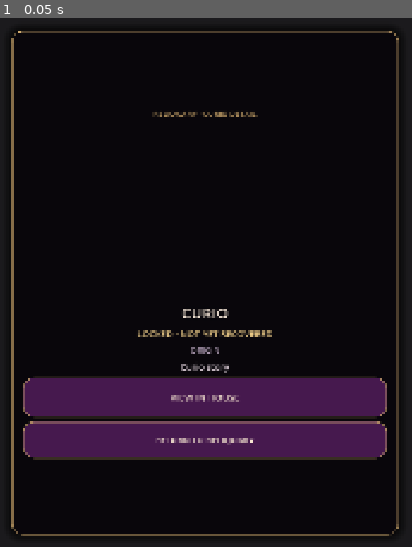
Above: before the commit, frame 1.
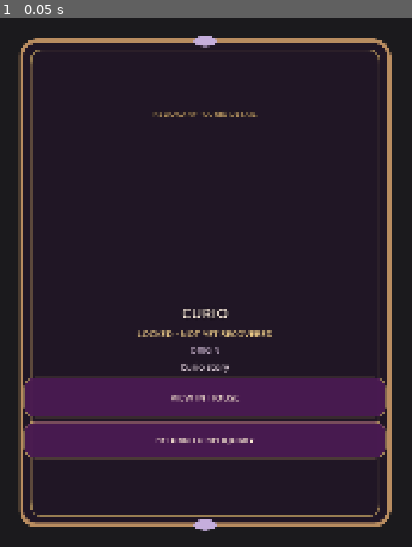
Above: after the commit, the same moment.

Repository: Jay-prodesign/akilta-match3
Game: Godot game, scene res://src/ui/collection/curio_detail_panel.tscn
The game is run twice, just before and just after one commit, with the same random seed, the same clock (stepped at 60 frames per second) and the same inputs. This scene is started directly instead of the project's main scene.
Inputs:
- Up to frame 1 (0.05 s): no input

The runs differ from the first frame. In frame 1, 71% of the frame differs, in the area x 2-97%, y 2-98%.

Commit message:
Back ceremonial panels with authored production chrome (#88)
Apply shared runtime-decoded gothic 9-slice chrome to Prestart, Pause, Win/Reward, Restoration, Curio Detail and sealed explanation panels. Exact-head headless/render, clean parse, smoke boot and visual audit passed.

Diff:
--- a/assets/manifests/screen_asset_manifest.json
+++ b/assets/manifests/screen_asset_manifest.json
@@ -379,8 +379,10 @@
       ],
       "reuse": "global",
       "priority": "P0",
-      "production_status": "frozen_component_candidate_not_direct_slot_asset",
-      "current_path": "assets/ui/chrome/gbl_ui_ritual_panel_9s_base_v01.svg"
+      "production_status": "runtime_connected_authored_9slice_candidate",
+      "current_path": "assets/ui/chrome/gbl_ui_ritual_panel_9s_base_v01.svg",
+      "technical_policy": "runtime_decoded_svg_to_imagetexture_9slice__authored_frame__render_verification_required",
+      "runtime_style_script": "src/ui/theme/production_chrome.gd"
     },
     {
       "asset_id": "prestart_ch01_level01_art",
@@ -2252,8 +2254,8 @@
   "bulk_art_authorized": false,
   "production_gate": {
     "golden_loop": "S01>S04>S05>S06>S07>S01",
-    "status": "SLOT_GEOMETRY_RECONCILIATION_ACTIVE",
-    "rule": "Existing connected assets may remain for runtime proof, but no new production art or broad polish is authorized until canonical slot geometry and full-screen composition are render-verified."
+    "status": "ASSET_PRODUCTION_ACTIVE",
+    "rule": "Geometry is locked. Replace candidate/fallback/code-drawn visual language by highest player-impact slot family, then render/inspect before promotion."
   },
   "architecture_source": {
     "authority": "North Star Product Board interpreted through canonical product architecture",
@@ -2270,7 +2272,7 @@
     ]
   },
   "asset_production_gate": {
-    "status": "BLOCKED_PENDING_CANONICAL_SLOT_GEOMETRY_AND_VISUAL_AUDIT",
+    "status": "AUTHORIZED_SLOT_LOCKED_PRODUCTION",
     "golden_loop": [
       "S01",
       "S03",
@@ -2280,7 +2282,7 @@
       "S07",
       "S01"
     ],
-    "rule": "Complete screen/state reconciliation, explicit slot geometry, global component geometry and real Godot render audit before producing or polishing additional assets.",
+    "rule": "Canonical screen/overlay slot geometry and real Godot composition audit are complete. Produce only contract-owned assets at locked geometry; every new runtime asset still requires real render verification.",
     "existing_non_golden_candidates": "frozen_do_not_polish"
   },
   "golden_loop_asset_slots": {
--- a/src/ui/collection/curio_detail_panel.gd
+++ b/src/ui/collection/curio_detail_panel.gd
@@ -1,4 +1,5 @@
 extends Control
+const ProductionChrome = preload("res://src/ui/theme/production_chrome.gd")
 
 signal close_requested
 signal view_house_requested(curio_id: String)
@@ -15,6 +16,7 @@
 @onready var close: Button = $CurioDetailCard/Content/Close
 
 func _ready() -> void:
+	ProductionChrome.apply_primary(card)
 	close.pressed.connect(func(): close_requested.emit())
 	view_house.pressed.connect(func(): view_house_requested.emit(_curio_id))
 
--- a/src/ui/collection/curio_detail_panel.tscn
+++ b/src/ui/collection/curio_detail_panel.tscn
@@ -1,6 +1,7 @@
 [gd_scene load_steps=4 format=3]
 
 [ext_resource type="Script" path="res://src/ui/collection/curio_detail_panel.gd" id="1_detail"]
+
 
 [sub_resource type="StyleBoxFlat" id="DetailCard"]
 bg_color = Color(0.035, 0.024, 0.045, 0.94)
--- a/src/ui/gameplay/gameplay_screen.gd
+++ b/src/ui/gameplay/gameplay_screen.gd
@@ -19,6 +19,7 @@
 const RewardRevealFx = preload("res://src/ui/shared/reward_reveal_fx.gd")
 const MoveResolver = preload("res://src/match3/domain/move_resolver.gd")
 const HapticsController = preload("res://src/feedback/haptics_controller.gd")
+const ProductionChrome = preload("res://src/ui/theme/production_chrome.gd")
 
 @export var default_level_path := "res://content/levels/ch01/level_001.json"
 @export var default_seed := 1001
@@ -151,6 +152,8 @@
 	return GUIDED_HINT_DELAY_SECONDS if _consecutive_failures >= 3 else AUTO_HINT_DELAY_SECONDS
 
 func _ready() -> void:
+	ProductionChrome.apply_primary($PauseOverlay/Card)
+	ProductionChrome.apply_primary($ResultOverlay/Card)
 	world_backdrop.texture = ScreenArt.texture("gameplay_bg_curio_boutique")
 	world_backdrop.modulate = Color.WHITE
 	_resource_coin_icon.texture = PieceAssetLoader.ornament("res://assets/ui/ui_coin.svg")
--- a/src/ui/gameplay/gameplay_screen.tscn
+++ b/src/ui/gameplay/gameplay_screen.tscn
@@ -5,6 +5,7 @@
 
 [ext_resource type="Script" path="res://src/ui/shared/moon_cameo_ritual_view.gd" id="9_cameo"]
 [ext_resource type="Script" path="res://src/ui/gameplay/awakening_progress_view.gd" id="10_progress"]
+
 
 [sub_resource type="StyleBoxFlat" id="StylePanel"]
 bg_color = Color(0.047, 0.035, 0.058, 0.985)
--- a/src/ui/home/restoration_overlay.gd
+++ b/src/ui/home/restoration_overlay.gd
@@ -1,4 +1,5 @@
 extends Control
+const ProductionChrome = preload("res://src/ui/theme/production_chrome.gd")
 
 signal continue_requested
 
@@ -11,6 +12,7 @@
 @onready var continue_button: Button = $CeremonyCard/CeremonyContent/CeremonyRow/Copy/Continue
 
 func _ready() -> void:
+	ProductionChrome.apply_primary($CeremonyCard)
 	continue_button.pressed.connect(func(): continue_requested.emit())
 
 func configure(curio_name: String, restoration_copy: String, motif_texture: Texture2D, curio_texture: Texture2D) -> bool:
--- a/src/ui/home/restoration_overlay.tscn
+++ b/src/ui/home/restoration_overlay.tscn
@@ -1,6 +1,7 @@
 [gd_scene load_steps=6 format=3]
 
 [ext_resource type="Script" path="res://src/ui/home/restoration_overlay.gd" id="1_restoration"]
+
 
 [sub_resource type="StyleBoxFlat" id="Card"]
 bg_color = Color(0.035, 0.024, 0.045, 0.92)
@@ -199,6 +200,11 @@
 layout_mode = 2
 theme_override_constants/separation = 6
 
+[node name="TopPad" type="Control" parent="CeremonyCard/CeremonyContent"]
+custom_minimum_size = Vector2(0, 18)
+layout_mode = 2
+mouse_filter = 2
+
 [node name="CeremonyRow" type="HBoxContainer" parent="CeremonyCard/CeremonyContent"]
 layout_mode = 2
 theme_override_constants/separation = 12
@@ -222,7 +228,7 @@
 autowrap_mode = 2
 
 [node name="Continue" type="Button" parent="CeremonyCard/CeremonyContent/CeremonyRow/Copy"]
-custom_minimum_size = Vector2(0, 96)
+custom_minimum_size = Vector2(0, 88)
 layout_mode = 2
 theme_override_colors/font_color = Color(1, 0.941, 0.847, 1)
 theme_override_font_sizes/font_size = 21
--- a/src/ui/prestart/level_prestart.gd
+++ b/src/ui/prestart/level_prestart.gd
@@ -6,6 +6,7 @@
 
 const PieceAssetLoader = preload("res://src/match3/presentation/piece_asset_loader.gd")
 const ScreenArt = preload("res://src/ui/shared/screen_art_registry.gd")
+const ProductionChrome = preload("res://src/ui/theme/production_chrome.gd")
 
 @onready var level_label: Label = $Layout/Card/Content/Level
 @onready var title_label: Label = $Layout/Card/Content/Title
@@ -29,6 +30,7 @@
 var level_number: int = 1
 
 func _ready() -> void:
+	ProductionChrome.apply_primary($Layout/Card)
 	world_backdrop.texture = ScreenArt.texture("prestart_bg_curio_boutique")
 	level_artwork.texture = ScreenArt.texture("prestart_ch01_level01_art")
 	keeper_aid_art.texture = PieceAssetLoader.ornament(String(AID_ART_PATHS["hint"]))
--- a/src/ui/prestart/level_prestart.tscn
+++ b/src/ui/prestart/level_prestart.tscn
@@ -2,6 +2,7 @@
 
 [ext_resource type="Script" path="res://src/ui/prestart/level_prestart.gd" id="1_pre"]
 [ext_resource type="Script" path="res://src/ui/shared/moon_cameo_ritual_view.gd" id="2_cameo"]
+
 
 [sub_resource type="StyleBoxFlat" id="Card"]
 bg_color = Color(0.020, 0.014, 0.030, 0.975)
--- a/src/ui/shared/locked_explanation.gd
+++ b/src/ui/shared/locked_explanation.gd
@@ -5,6 +5,7 @@
 ## availability.
 
 const LockedExplanationScene = preload("res://src/ui/shared/locked_explanation.tscn")
+const ProductionChrome = preload("res://src/ui/theme/production_chrome.gd")
 
 static func present(owner: Control, title_text: String, reason_text: String, requirement_text: String, close_text: String) -> Control:
 	if owner == null:
@@ -20,6 +21,7 @@
 	overlay.set_meta("sealed_truth", true)
 	overlay.set_meta("no_fake_unlock", true)
 	owner.add_child(overlay)
+	ProductionChrome.apply_primary(overlay.get_node_or_null("LockedPanel") as Control)
 
 	var title := overlay.get_node_or_null("LockedPanel/Content/Title") as Label
 	var reason := overlay.get_node_or_null("LockedPanel/Content/Reason") as Label
--- a/src/ui/shared/locked_explanation.tscn
+++ b/src/ui/shared/locked_explanation.tscn
@@ -1,4 +1,5 @@
 [gd_scene load_steps=4 format=3]
+
 
 [sub_resource type="StyleBoxFlat" id="Panel"]
 bg_color = Color(0.051, 0.035, 0.071, 0.985)
--- /dev/null
+++ b/src/ui/theme/primary_panel_frame.tres
@@ -0,0 +1,4 @@
+[gd_resource type="Resource" format=3]
+
+[resource]
+resource_name = "Deprecated static chrome binding; runtime uses production_chrome.gd"
--- /dev/null
+++ b/src/ui/theme/production_chrome.gd
@@ -0,0 +1,44 @@
+class_name Match3ProductionChrome
+extends RefCounted
+
+const PieceAssetLoader = preload("res://src/match3/presentation/piece_asset_loader.gd")
+const PRIMARY_PANEL_PATH := "res://assets/ui/chrome/gbl_ui_ritual_panel_9s_base_v01.svg"
+
+static var _primary_panel: StyleBoxTexture
+
+static func primary_panel() -> StyleBoxTexture:
+	if _primary_panel != null:
+		return _primary_panel
+	var texture := PieceAssetLoader.ornament(PRIMARY_PANEL_PATH)
+	if texture == null:
+		return null
+	var style := StyleBoxTexture.new()
+	style.texture = texture
+	style.texture_margin_left = 64.0
+	style.texture_margin_top = 64.0
+	style.texture_margin_right = 64.0
+	style.texture_margin_bottom = 64.0
+	style.content_margin_left = 30.0
+	style.content_margin_top = 28.0
+	style.content_margin_right = 30.0
+	style.content_margin_bottom = 28.0
+	_primary_panel = style
+	return _primary_panel
+
+static func apply_primary(panel: Control) -> bool:
+	if panel == null:
+		return false
+	var style := primary_panel()
+	if style == null:
+		return false
+	panel.add_theme_stylebox_override("panel", style)
+	panel.set_meta("production_chrome_asset", PRIMARY_PANEL_PATH)
+	return true
+
+static func contract() -> Dictionary:
+	var style := primary_panel()
+	return {
+		"asset_backed": style != null and style.texture != null,
+		"runtime_path": PieceAssetLoader.resolved_path(PRIMARY_PANEL_PATH),
+		"nine_slice_margin": 64.0,
+	}
--- a/tests/integration/test_restoration_presentation.gd
+++ b/tests/integration/test_restoration_presentation.gd
@@ -49,6 +49,9 @@
 		_expect(not bool(living.get("breathing_active", true)), "Reduced Motion must keep Living House lighting static")
 		_expect(int(living.get("restored_curio_count", 0)) == 2, "stage 2 Living House must reflect two persistent Curios")
 	_expect(reduced_card != null and reduced_card.size.y <= reduced.size.y * 0.13, "Restoration ceremony summary must stay compact over the House world")
+	_expect(reduced_card != null and reduced_card.get_node_or_null("CeremonyContent/TopPad") != null, "Restoration ceremony must reserve a top inset inside production chrome")
+	var reduced_continue := reduced.get_node_or_null("RestorationOverlay/CeremonyCard/CeremonyContent/CeremonyRow/Copy/Continue") as Button
+	_expect(reduced_continue != null and reduced_continue.custom_minimum_size.y >= 88.0, "Restoration CTA must preserve the 88px touch target after chrome inset")
 	_expect(reduced_hero != null and reduced_hero.texture != null, "Restoration must render the recovered Curio motif as production hero artwork while exact item identity remains in the summary")
 	var reduced_overlay_contract: Dictionary = reduced.get_node("RestorationOverlay").restoration_contract()
 	_expect(bool(reduced_overlay_contract.get("house_first_composition", false)), "Restoration must keep the recovered Curio bounded so the House remains the visual hero")
@@ -81,6 +84,7 @@
 		_expect(float(living.get("stage_veil_alpha", 1.0)) < 0.10, "stage 3 House must reveal nearly all authored environment luminance")
 		_expect(int(living.get("restored_curio_count", 0)) == 3, "stage 3 Living House must reflect all three persistent Curios")
 	_expect(animated_card != null and animated_card.size.y <= animated.size.y * 0.13, "Animated ceremony summary must stay compact over the House world")
+	_expect(animated_card != null and animated_card.get_node_or_null("CeremonyContent/TopPad") != null, "Animated restoration must preserve the production-chrome top inset")
 	_expect(animated_hero != null and animated_hero.texture != null, "Animated restoration must retain the recovered Curio production motif")
 	var animated_overlay_contract: Dictionary = animated.get_node("RestorationOverlay").restoration_contract()
 	_expect(bool(animated_overlay_contract.get("house_first_composition", false)), "Animated restoration must preserve the bounded House-first Curio composition")
--- /dev/null
+++ b/tests/unit/test_production_chrome_asset.gd
@@ -0,0 +1,60 @@
+extends SceneTree
+
+const ProductionChrome = preload("res://src/ui/theme/production_chrome.gd")
+const LockedExplanation = preload("res://src/ui/shared/locked_explanation.gd")
+const PRESTART := preload("res://src/ui/prestart/level_prestart.tscn")
+const GAMEPLAY := preload("res://src/ui/gameplay/gameplay_screen.tscn")
+const RESTORATION := preload("res://src/ui/home/restoration_overlay.tscn")
+const CURIO_DETAIL := preload("res://src/ui/collection/curio_detail_panel.tscn")
+
+var failures: Array[String] = []
+
+func _init() -> void:
+	call_deferred("_run")
+
+func _run() -> void:
+	var contract := ProductionChrome.contract()
+	_expect(bool(contract.get("asset_backed", false)), "shared production chrome texture must decode at runtime")
+	_expect(String(contract.get("runtime_path", "")).ends_with(".svg"), "shared production chrome must resolve from the authored frame source through the runtime image decoder")
+	_expect(float(contract.get("nine_slice_margin", 0.0)) >= 56.0, "shared production chrome must retain safe 9-slice corners")
+	await _expect_panel(PRESTART, "Layout/Card")
+	await _expect_panel(GAMEPLAY, "PauseOverlay/Card")
+	await _expect_panel(GAMEPLAY, "ResultOverlay/Card")
+	await _expect_panel(RESTORATION, "CeremonyCard")
+	await _expect_panel(CURIO_DETAIL, "CurioDetailCard")
+	await _expect_locked_panel()
+	_finish()
+
+func _expect_panel(scene: PackedScene, path: String) -> void:
+	var instance := scene.instantiate()
+	root.add_child(instance)
+	await process_frame
+	var panel := instance.get_node_or_null(path) as Control
+	_expect(panel != null, "production chrome panel missing: %s" % path)
+	_expect(panel != null and panel.get_theme_stylebox("panel") is StyleBoxTexture, "panel must use asset-backed production chrome: %s" % path)
+	_expect(panel != null and String(panel.get_meta("production_chrome_asset", "")).ends_with(".svg"), "panel must expose authored chrome provenance: %s" % path)
+	instance.queue_free()
+	await process_frame
+
+func _expect_locked_panel() -> void:
+	var owner := Control.new()
+	root.add_child(owner)
+	var overlay := LockedExplanation.present(owner, "SEALED", "Not yet awake.", "Complete the required ritual.", "CLOSE")
+	await process_frame
+	var panel := overlay.get_node_or_null("LockedPanel") as Control if overlay != null else null
+	_expect(panel != null and panel.get_theme_stylebox("panel") is StyleBoxTexture, "locked explanation must use asset-backed production chrome")
+	owner.queue_free()
+	await process_frame
+
+func _expect(condition: bool, message: String) -> void:
+	if not condition:
+		failures.append(message)
+
+func _finish() -> void:
+	if failures.is_empty():
+		print("TEST_PASS: production chrome asset-backed panels")
+		quit(0)
+		return
+	for failure in failures:
+		printerr("TEST_FAIL: %s" % failure)
+	quit(1)
--- a/tests/unit/test_screen_state_architecture.gd
+++ b/tests/unit/test_screen_state_architecture.gd
@@ -137,7 +137,7 @@
 	_expect(not manifest.is_empty(), "screen asset manifest must parse")
 	if not manifest.is_empty():
 		var gate: Dictionary = manifest.get("asset_production_gate", {})
-		_expect(String(gate.get("status", "")) == "BLOCKED_PENDING_CANONICAL_SLOT_GEOMETRY_AND_VISUAL_AUDIT", "asset production must stay blocked until slot geometry and visual audit are complete")
+		_expect(String(gate.get("status", "")) == "AUTHORIZED_SLOT_LOCKED_PRODUCTION", "asset production must be authorized only after slot geometry and visual audit are complete")
 		_expect(Array(gate.get("golden_loop", [])) == GOLDEN, "asset gate must preserve the canonical Golden Loop lineage")
 		for raw_asset in manifest.get("assets", []):
 			if not raw_asset is Dictionary:
Not shown, changed: .github/workflows/p0-headless.yml
